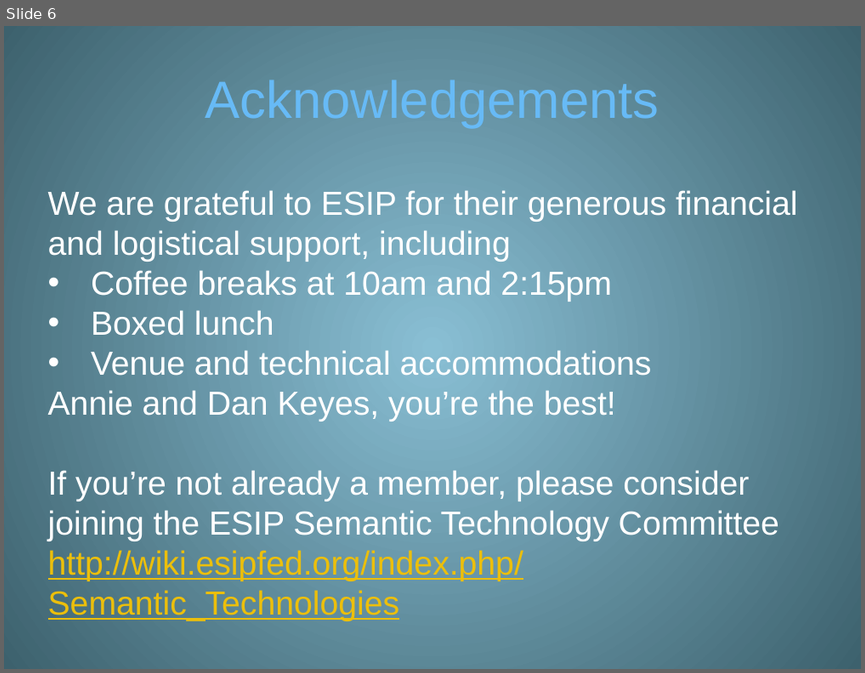
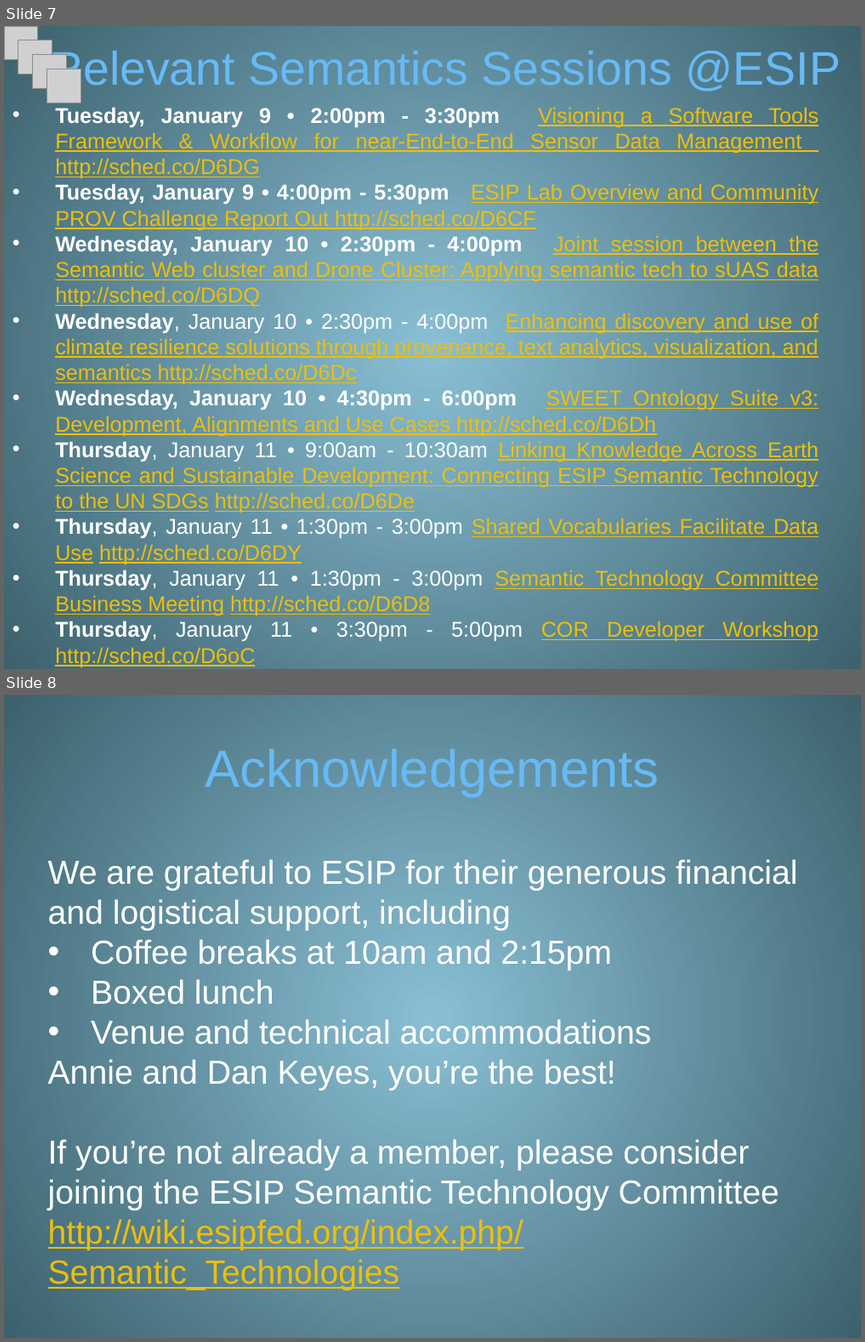
Before and after one commit to ESIPFed/stc, a slide deck: symposium/2018/talks/power_point/2018 Geosemantics Symposium Intro.pptx. Shown one above the other, each under a label of ours: slide 6 before the commit, slides 7 and 8 after it. The pictures are 865x673 and 865x1342 pixels, drawn with LibreOffice and Linux fonts; fonts in the diff are those of the drawing; grey boxes stand for pictures. Boxes give left, top, right and bottom in pixels: in the first picture for what was removed or moved away, otherwise in the second. Text is boxed around its words. In the diff, an @@ line names an element or a change of style, - is before the commit and + after.

```diff
--- a/symposium/2018/talks/power_point/2018 Geosemantics Symposium Intro.pptx
+++ b/symposium/2018/talks/power_point/2018 Geosemantics Symposium Intro.pptx
@@ slide 7 added at box(4, 26, 861, 669), background gradient #88C1D5 to #3D626E @@
@@ picture added at box(4, 26, 38, 60) @@
@@ picture added at box(18, 40, 52, 74) @@
@@ title added at box(49, 48, 840, 94), 39.6 pt, text #67BAF6 @@
+Relevant Semantics Sessions @ESIP
@@ picture added at box(32, 54, 67, 89) @@
@@ picture added at box(46, 68, 81, 103) @@
@@ text added at box(55, 107, 819, 667), 18 pt, text #ECBF0B, underline @@
+• Tuesday, January 9 • 2:00pm - 3:30pm Visioning a Software Tools Framework & Workflow for near-End-to-End Sensor Data Management http://sched.co/D6DG
+• Tuesday, January 9 • 4:00pm - 5:30pm ESIP Lab Overview and Community PROV Challenge Report Out http://sched.co/D6CF
+• Wednesday, January 10 • 2:30pm - 4:00pm Joint session between the Semantic Web cluster and Drone Cluster: Applying semantic tech to sUAS data http://sched.co/D6DQ
+• Wednesday, January 10 • 2:30pm - 4:00pm Enhancing discovery and use of climate resilience solutions through provenance, text analytics, visualization, and semantics http://sched.co/D6Dc
+• Wednesday, January 10 • 4:30pm - 6:00pm SWEET Ontology Suite v3: Development, Alignments and Use Cases http://sched.co/D6Dh
+• Thursday, January 11 • 9:00am - 10:30am Linking Knowledge Across Earth Science and Sustainable Development: Connecting ESIP Semantic Technology to the UN SDGs http://sched.co/D6De
+• Thursday, January 11 • 1:30pm - 3:00pm Shared Vocabularies Facilitate Data Use http://sched.co/D6DY
+• Thursday, January 11 • 1:30pm - 3:00pm Semantic Technology Committee Business Meeting http://sched.co/D6D8
+• Thursday, January 11 • 3:30pm - 5:00pm COR Developer Workshop http://sched.co/D6oC
@@ what was slide 6 is now slide 8 @@
```
Also in this commit, not shown: 5 slides changed, 2 other slides added.
